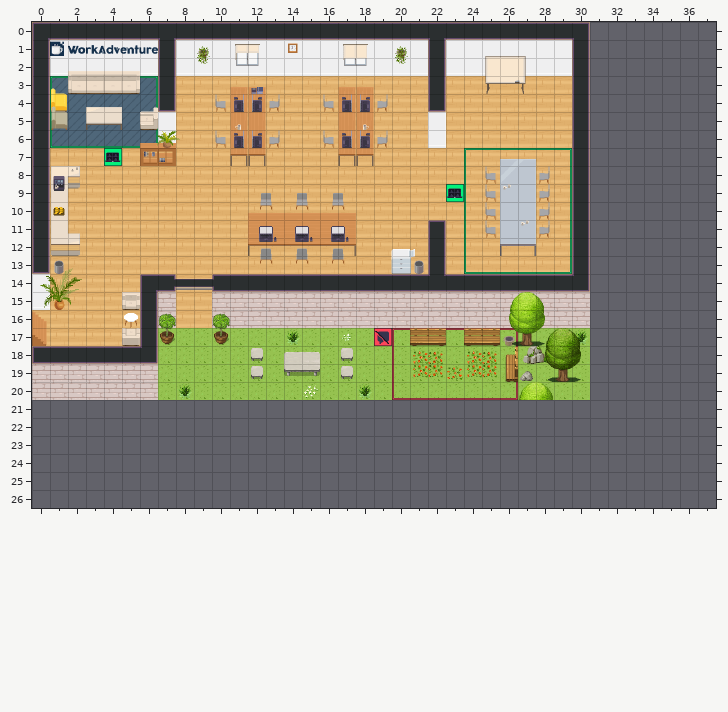
A Tiled map (JSON) gets an edit: map.tmj. Above is the file before it was changed.
Cells are 32x32 px. Shown: x 0..37, y 0..26. The old version is drawn lined up with the new one.
Now the later version:
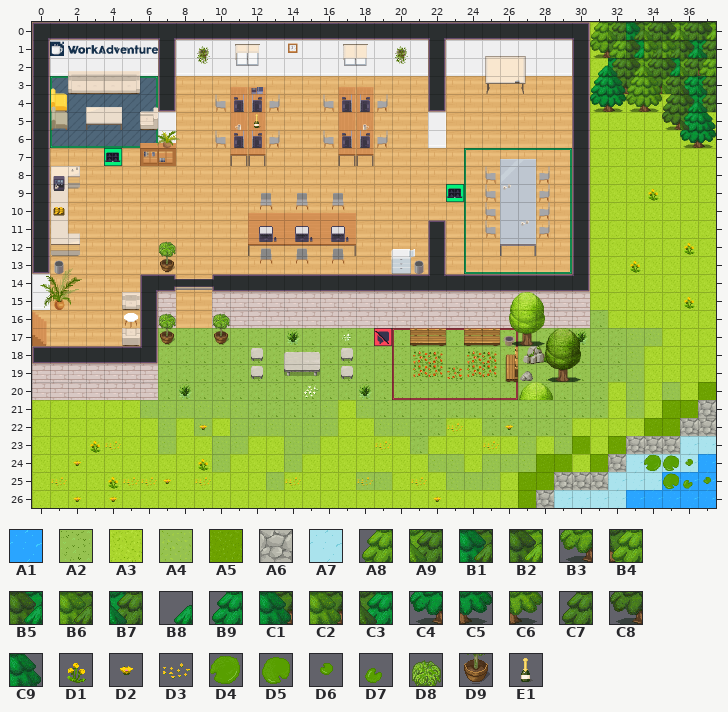
Key: from "Chunk 1": A1 3, A2 4, A3 6, A4 10, A5 11, A6 12, A7 13, A8 14, A9 15, B1 16, B2 18, B3 19, B4 20, B5 21, B6 22, B7 24, B8 25, B9 30, C1 31, C2 32, C3 33, C4 36, C5 37, C6 38, C7 39, C8 40, C9 41, D1 46, D2 56, D3 57, D4 58, D5 59, D6 60, D7 61, D8 122, D9 125, E1 234.
__ is an empty cell, .. an unchanged one.
From old to new:
map size 31x21 -> 38x27 cells
--- layer "floor/floor1"
@@ x 0..37 @@
- 0 .. .. .. .. .. .. .. .. .. .. .. .. .. .. .. .. .. .. .. .. .. .. .. .. .. .. .. .. .. .. .. __ .. .. .. .. .. ..
- 1 .. .. .. .. .. .. .. .. .. .. .. .. .. .. .. .. .. .. .. .. .. .. .. .. .. .. .. .. .. .. .. __ .. .. .. .. .. ..
- 2 .. .. .. .. .. .. .. .. .. .. .. .. .. .. .. .. .. .. .. .. .. .. .. .. .. .. .. .. .. .. .. __ .. .. .. .. .. ..
- 3 .. .. .. .. .. .. .. .. .. .. .. .. .. .. .. .. .. .. .. .. .. .. .. .. .. .. .. .. .. .. .. __ __ .. __ .. .. ..
- 4 .. .. .. .. .. .. .. .. .. .. .. .. .. .. .. .. .. .. .. .. .. .. .. .. .. .. .. .. .. .. .. __ __ __ __ __ .. ..
- 5 .. .. .. .. .. .. .. .. .. .. .. .. .. .. .. .. .. .. .. .. .. .. .. .. .. .. .. .. .. .. .. __ __ __ __ __ .. __
- 6 .. .. .. .. .. .. .. .. .. .. .. .. .. .. .. .. .. .. .. .. .. .. .. .. .. .. .. .. .. .. .. __ __ __ __ __ __ __
- 7 .. .. .. .. .. .. .. .. .. .. .. .. .. .. .. .. .. .. .. .. .. .. .. .. .. .. .. .. .. .. .. __ __ __ __ __ __ __
- 8 .. .. .. .. .. .. .. .. .. .. .. .. .. .. .. .. .. .. .. .. .. .. .. .. .. .. .. .. .. .. .. __ __ __ __ __ __ __
- 9 .. .. .. .. .. .. .. .. .. .. .. .. .. .. .. .. .. .. .. .. .. .. .. .. .. .. .. .. .. .. .. __ __ __ __ __ __ __
-10 .. .. .. .. .. .. .. .. .. .. .. .. .. .. .. .. .. .. .. .. .. .. .. .. .. .. .. .. .. .. .. __ __ __ __ __ __ __
-11 .. .. .. .. .. .. .. .. .. .. .. .. .. .. .. .. .. .. .. .. .. .. .. .. .. .. .. .. .. .. .. __ __ __ __ __ __ __
-12 .. .. .. .. .. .. .. .. .. .. .. .. .. .. .. .. .. .. .. .. .. .. .. .. .. .. .. .. .. .. .. __ __ __ __ __ __ __
-13 .. .. .. .. .. .. .. .. .. .. .. .. .. .. .. .. .. .. .. .. .. .. .. .. .. .. .. .. .. .. .. __ __ __ __ __ __ __
-14 .. .. .. .. .. .. .. .. .. .. .. .. .. .. .. .. .. .. .. .. .. .. .. .. .. .. .. .. .. .. .. __ __ __ __ __ __ __
-15 .. .. .. .. .. .. .. .. .. .. .. .. .. .. .. .. .. .. .. .. .. .. .. .. .. .. .. .. .. .. .. __ __ __ __ __ __ __
-16 .. .. .. .. .. .. .. .. .. .. .. .. .. .. .. .. .. .. .. .. .. .. .. .. .. .. .. .. .. .. .. __ __ __ __ __ __ __
-17 .. .. .. .. .. .. .. .. .. .. .. .. .. .. .. .. .. .. .. .. .. .. .. .. .. .. .. .. .. .. .. __ __ __ __ __ __ __
-18 .. .. .. .. .. .. .. .. .. .. .. .. .. .. .. .. .. .. .. .. .. .. .. .. .. .. .. .. .. .. .. __ __ __ __ __ __ __
-19 .. .. .. .. .. .. .. .. .. .. .. .. .. .. .. .. .. .. .. .. .. .. .. .. .. .. .. .. .. .. .. __ __ __ __ __ __ __
-20 .. .. .. .. .. .. .. .. .. .. .. .. .. .. .. .. .. .. .. .. .. .. .. .. .. .. .. .. .. .. .. __ __ __ __ __ __ __
-21 __ __ __ __ __ __ __ __ __ __ __ __ __ __ __ __ __ __ __ __ __ __ __ __ __ __ __ __ __ __ __ __ __ __ __ __ __ __
-22 __ __ __ __ __ __ __ __ __ __ __ __ __ __ __ __ __ __ __ __ __ __ __ __ __ __ __ __ __ __ __ __ __ __ __ __ __ __
-23 __ __ __ __ __ __ __ __ __ __ __ __ __ __ __ __ __ __ __ __ __ __ __ __ __ __ __ __ __ __ __ __ __ __ __ __ __ __
-24 __ __ __ __ __ __ __ __ __ __ __ __ __ __ __ __ __ __ __ __ __ __ __ __ __ __ __ __ __ __ __ __ __ __ __ __ __ __
-25 __ __ __ __ __ __ __ __ __ __ __ __ __ __ __ __ __ __ __ __ __ __ __ __ __ __ __ __ __ __ __ __ __ __ __ __ __ __
-26 __ __ __ __ __ __ __ __ __ __ __ __ __ __ __ __ __ __ __ __ __ __ __ __ __ __ __ __ __ __ __ __ __ __ __ __ __ __
+ 0 .. .. .. .. .. .. .. .. .. .. .. .. .. .. .. .. .. .. .. .. .. .. .. .. .. .. .. .. .. .. .. A3 .. .. .. .. .. ..
+ 1 .. .. .. .. .. .. .. .. .. .. .. .. .. .. .. .. .. .. .. .. .. .. .. .. .. .. .. .. .. .. .. A3 .. .. .. .. .. ..
+ 2 .. .. .. .. .. .. .. .. .. .. .. .. .. .. .. .. .. .. .. .. .. .. .. .. .. .. .. .. .. .. .. A3 .. .. .. .. .. ..
+ 3 .. .. .. .. .. .. .. .. .. .. .. .. .. .. .. .. .. .. .. .. .. .. .. .. .. .. .. .. .. .. .. A3 A3 .. A3 .. .. ..
+ 4 .. .. .. .. .. .. .. .. .. .. .. .. .. .. .. .. .. .. .. .. .. .. .. .. .. .. .. .. .. .. .. A3 A3 A3 A3 A3 .. ..
+ 5 .. .. .. .. .. .. .. .. .. .. .. .. .. .. .. .. .. .. .. .. .. .. .. .. .. .. .. .. .. .. .. A3 A3 A3 A3 A3 .. A3
+ 6 .. .. .. .. .. .. .. .. .. .. .. .. .. .. .. .. .. .. .. .. .. .. .. .. .. .. .. .. .. .. .. A3 A3 A3 A3 A3 A3 A3
+ 7 .. .. .. .. .. .. .. .. .. .. .. .. .. .. .. .. .. .. .. .. .. .. .. .. .. .. .. .. .. .. .. A3 A3 A3 A3 A3 A3 A3
+ 8 .. .. .. .. .. .. .. .. .. .. .. .. .. .. .. .. .. .. .. .. .. .. .. .. .. .. .. .. .. .. .. A3 A3 A3 A3 A3 A3 A3
+ 9 .. .. .. .. .. .. .. .. .. .. .. .. .. .. .. .. .. .. .. .. .. .. .. .. .. .. .. .. .. .. .. A3 A3 A3 A3 A3 A3 A3
+10 .. .. .. .. .. .. .. .. .. .. .. .. .. .. .. .. .. .. .. .. .. .. .. .. .. .. .. .. .. .. .. A3 A3 A3 A3 A3 A3 A3
+11 .. .. .. .. .. .. .. .. .. .. .. .. .. .. .. .. .. .. .. .. .. .. .. .. .. .. .. .. .. .. .. A3 A3 A3 A3 A3 A3 A3
+12 .. .. .. .. .. .. .. .. .. .. .. .. .. .. .. .. .. .. .. .. .. .. .. .. .. .. .. .. .. .. .. A3 A3 A3 A3 A3 A3 A3
+13 .. .. .. .. .. .. .. .. .. .. .. .. .. .. .. .. .. .. .. .. .. .. .. .. .. .. .. .. .. .. .. A3 A3 A3 A3 A3 A3 A3
+14 .. .. .. .. .. .. .. .. .. .. .. .. .. .. .. .. .. .. .. .. .. .. .. .. .. .. .. .. .. .. .. A3 A3 A3 A3 A3 A3 A3
+15 .. .. .. .. .. .. .. .. .. .. .. .. .. .. .. .. .. .. .. .. .. .. .. .. .. .. .. .. .. .. .. A3 A3 A3 A3 A3 A3 A3
+16 .. .. .. .. .. .. .. .. .. .. .. .. .. .. .. .. .. .. .. .. .. .. .. .. .. .. .. .. .. .. .. A2 A3 A3 A3 A3 A3 A3
+17 .. .. .. .. .. .. .. .. .. .. .. .. .. .. .. .. .. .. .. .. .. .. .. .. .. .. .. .. .. .. .. A2 A2 A4 A4 A3 A3 A3
+18 .. .. .. .. .. .. .. .. .. .. .. .. .. .. .. .. .. .. .. .. .. .. .. .. .. .. .. .. .. .. .. A2 A2 A4 A3 A3 A3 A3
+19 .. .. .. .. .. .. .. .. .. .. .. .. .. .. .. .. .. .. .. .. .. .. .. .. .. .. .. .. .. .. .. A2 A2 A4 A3 A3 A3 A3
+20 .. .. .. .. .. .. .. .. .. .. .. .. .. .. .. .. .. .. .. .. .. .. .. .. .. .. .. .. .. .. .. A2 A3 A4 A3 A4 A3 A5
+21 A3 A3 A3 A3 A3 A3 A4 A4 A4 A4 A4 A4 A2 A2 A2 A2 A4 A3 A4 A2 A2 A2 A2 A2 A2 A2 A2 A2 A2 A2 A2 A2 A3 A4 A3 A5 A5 A6
+22 A3 A3 A3 A3 A3 A3 A3 A4 A3 A4 A3 A4 A4 A4 A4 A4 A4 A3 A3 A4 A4 A2 A2 A3 A3 A2 A2 A2 A2 A2 A3 A3 A3 A3 A5 A5 A6 A6
+23 A3 A3 A3 A3 A3 A3 A3 A4 A3 A3 A4 A4 A3 A3 A4 A4 A3 A3 A3 A3 A3 A2 A3 A3 A3 A3 A3 A4 A3 A4 A5 A3 A5 A6 A6 A6 A7 A7
+24 A3 A3 A3 A3 A3 A3 A3 A3 A3 A3 A4 A3 A3 A3 A4 A3 A3 A3 A3 A3 A3 A3 A4 A4 A3 A4 A4 A4 A5 A5 A3 A5 A6 A7 A7 A7 A7 A1
+25 A3 A3 A3 A3 A3 A3 A3 A3 A3 A3 A3 A3 A3 A4 A3 A3 A3 A3 A4 A4 A3 A3 A3 A4 A4 A4 A3 A5 A5 A6 A6 A6 A7 A7 A7 A1 A1 A1
+26 A3 A3 A3 A3 A3 A3 A3 A3 A3 A3 A3 A3 A3 A3 A3 A3 A3 A3 A3 A3 A3 A3 A3 A3 A3 A3 A3 A5 A6 A7 A7 A7 A7 A1 A1 A1 A1 A1
--- layer "floor/floor2"
@@ x 31..37 @@
- 0 __ __ __ __ __ __ __
- 1 __ __ __ __ __ __ __
- 2 __ __ __ __ __ __ __
- 3 __ __ __ __ __ __ __
- 4 __ __ __ __ __ __ __
- 5 .. .. .. .. __ __ __
- 6 .. .. .. .. .. __ __
+ 0 A8 A9 B1 A9 B2 A9 B2
+ 1 B3 B4 B5 B6 B6 B5 B7
+ 2 B8 B7 B2 A9 B5 A9 B4
+ 3 B9 C1 B4 C2 A9 C3 B7
+ 4 C4 C5 B3 C6 C7 B5 B7
+ 5 .. .. .. .. C8 C3 C9
+ 6 .. .. .. .. .. C4 C5
@@ x 34..34 @@
- 9 __
+ 9 D1
@@ x 33..36 @@
-12 .. .. .. __
-13 __ .. .. ..
+12 .. .. .. D1
+13 D1 .. .. ..
@@ x 36..36 @@
-15 __
+15 D1
@@ x 1..37 @@
-22 .. .. .. .. .. .. .. .. __ .. .. .. .. .. .. .. .. .. .. .. .. .. __ .. .. __ .. .. .. .. .. .. .. .. .. .. ..
-23 .. .. __ __ .. .. .. .. .. .. .. .. .. .. .. .. .. .. __ .. .. .. .. .. __ .. .. .. .. .. .. .. .. .. .. .. ..
-24 .. __ .. .. .. .. .. .. __ .. .. .. .. .. .. .. .. .. .. .. .. .. .. .. .. .. .. .. .. .. .. .. .. __ __ __ ..
-25 __ .. .. __ __ __ __ .. __ .. .. .. .. __ .. .. .. __ .. .. __ .. .. .. .. .. .. .. .. .. .. .. .. .. __ __ __
-26 .. __ .. __ .. .. .. .. .. .. .. .. .. .. .. .. .. .. .. .. .. __ .. .. .. .. .. .. .. .. .. .. .. .. .. .. ..
+22 .. .. .. .. .. .. .. .. D2 .. .. .. .. .. .. .. .. .. .. .. .. .. D3 .. .. D2 .. .. .. .. .. .. .. .. .. .. ..
+23 .. .. D1 D3 .. .. .. .. .. .. .. .. .. .. .. .. .. .. D3 .. .. .. .. .. D3 .. .. .. .. .. .. .. .. .. .. .. ..
+24 .. D2 .. .. .. .. .. .. D1 .. .. .. .. .. .. .. .. .. .. .. .. .. .. .. .. .. .. .. .. .. .. .. .. D4 D5 D6 ..
+25 D3 .. .. D1 D3 D3 D2 .. D3 .. .. .. .. D3 .. .. .. D3 .. .. D3 .. .. .. .. .. .. .. .. .. .. .. .. .. D5 D7 D6
+26 .. D2 .. D2 .. .. .. .. .. .. .. .. .. .. .. .. .. .. .. .. .. D2 .. .. .. .. .. .. .. .. .. .. .. .. .. .. ..
--- layer "furniture/furniture1"
@@ x 7..7 @@
-13 __
+13 D9
--- layer "above/above1"
@@ x 7..7 @@
-12 __
+12 D8
--- layer "above/above2"
@@ x 12..12 @@
- 5 __
+ 5 E1
Boxes around the changes in both pictures, in picture pixels (x1, y1, x2, y2):
added: (32, 22, 716, 508)
